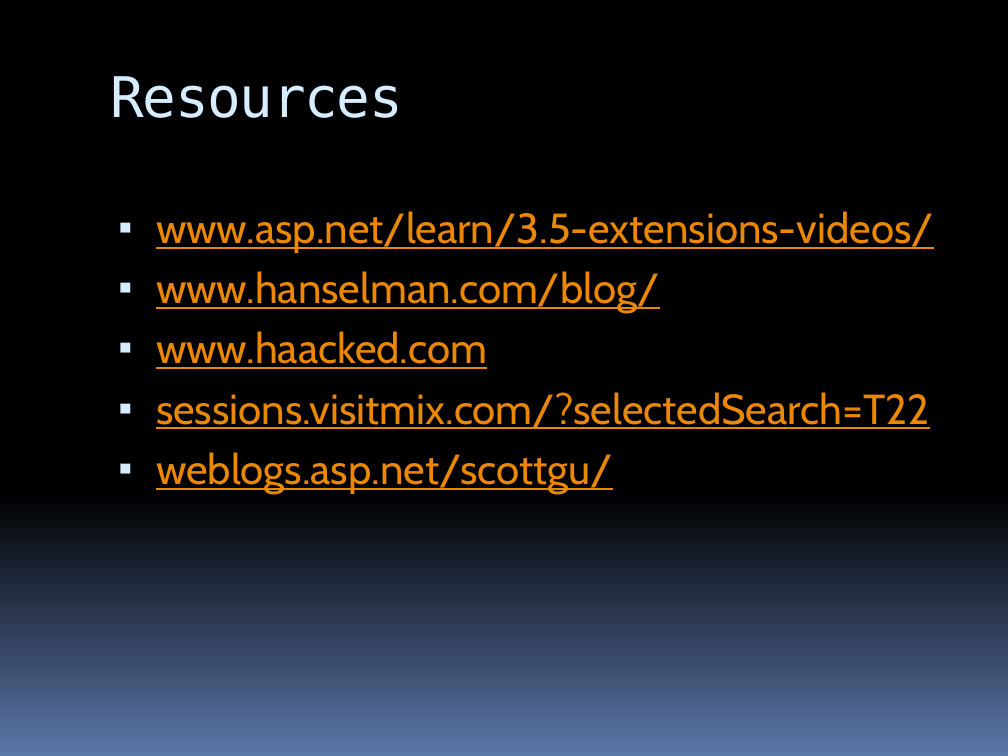
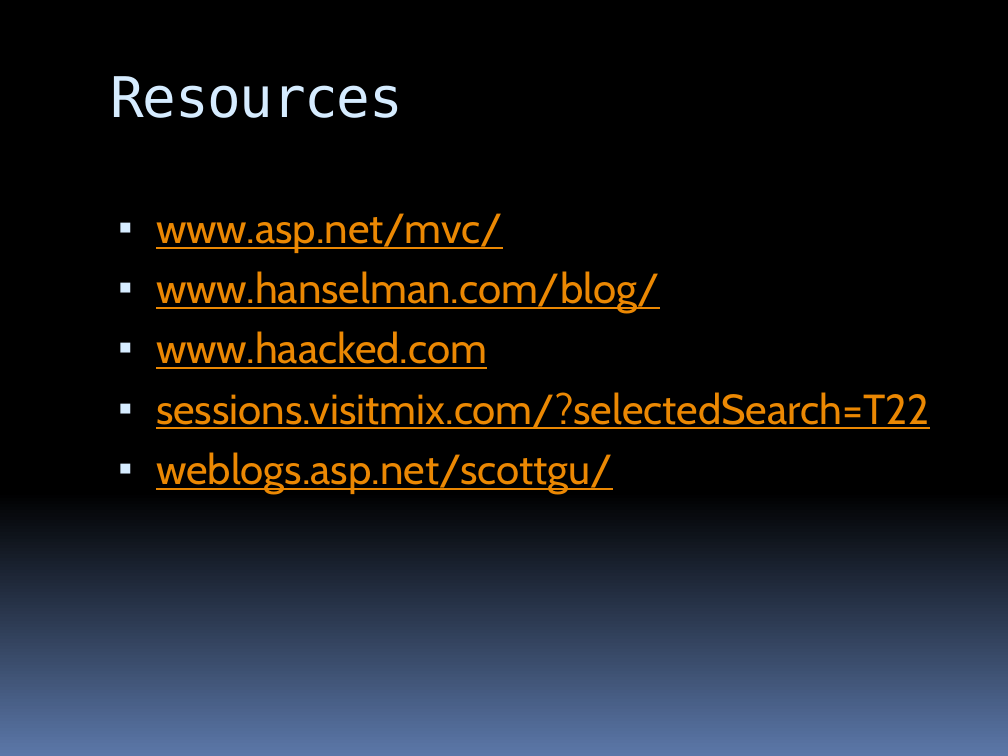
Before and after one commit to stevenharman/codeincubator, a slide deck: slide 27 of Samples/Getting-Started-With-MVC/Getting Started with MVC.pptx (slide 17 before the commit). Drawn at 1008x756 pixels with LibreOffice and Linux fonts; fonts in the diff are those of the drawing; background and template pictures are left out. Boxes give left, top, right and bottom in pixels: in the first picture for what was removed or moved away, otherwise in the second. Text is boxed around its words. In the diff, an @@ line names an element or a change of style, - is before the commit and + after.

```diff
--- a/Samples/Getting-Started-With-MVC/Getting Started with MVC.pptx
+++ b/Samples/Getting-Started-With-MVC/Getting Started with MVC.pptx
@@ text at (156,213,503,253): text changed @@
-▪ www.asp.net/learn/3.5-extensions-videos/
+▪ www.asp.net/mvc/
```
Also in this commit, not shown: 2 other slides changed, 17 slides added, 7 slides removed.
